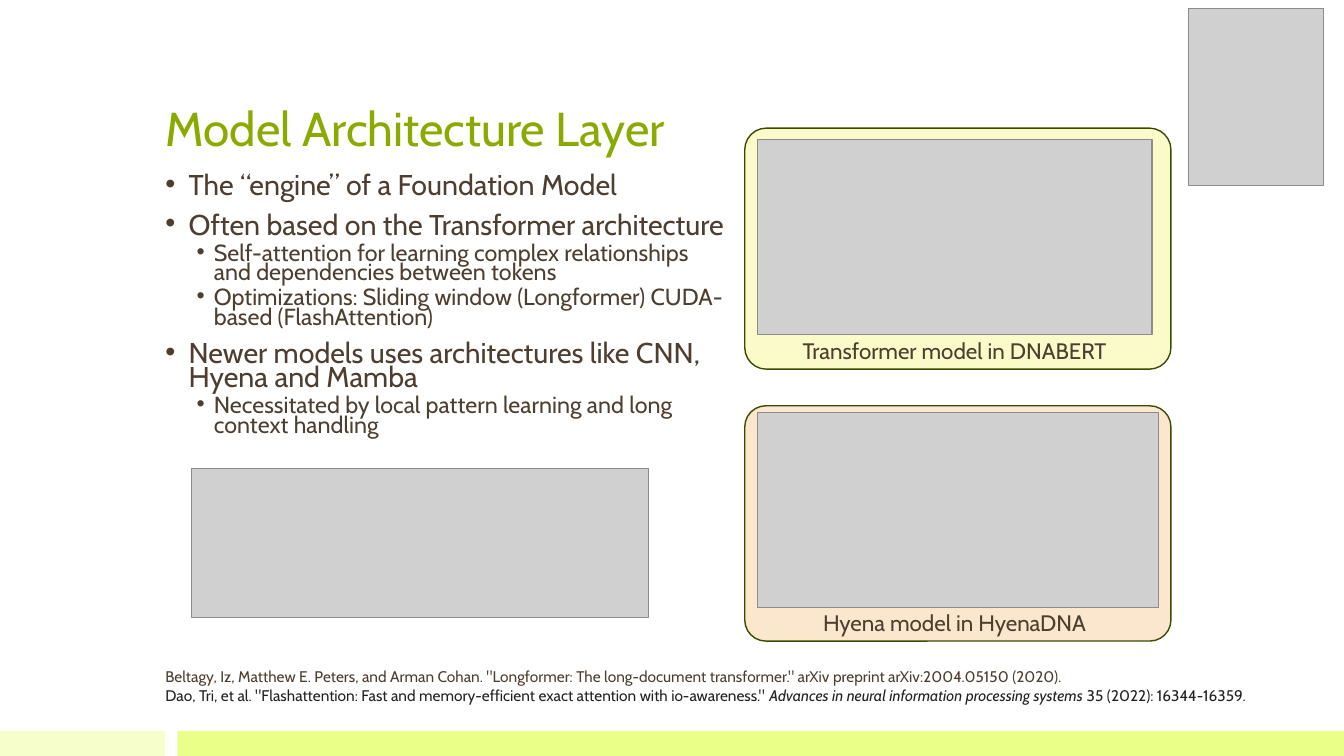
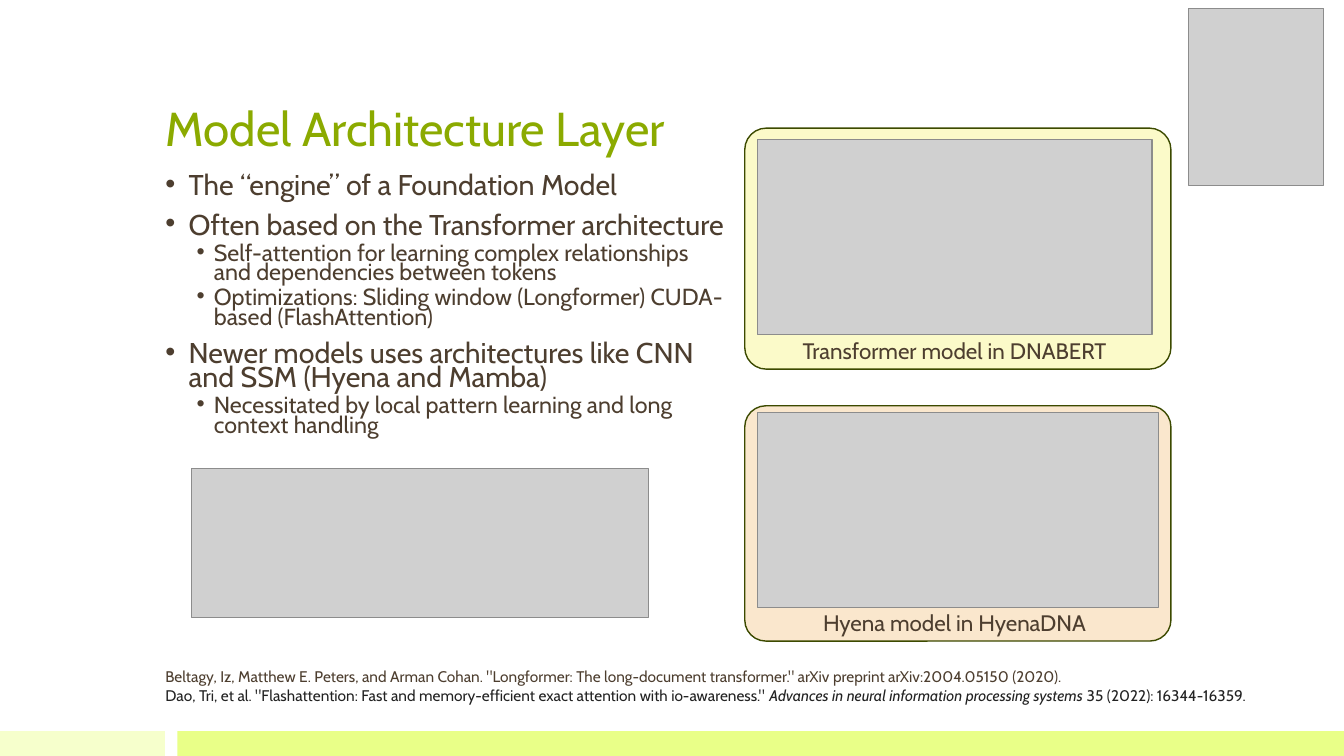
Before and after one commit to bioinfo-kaust/gfm-workshop, a slide deck: slide 7 of lecture_slides/1.day1_before_lunch/lecture_1b_gfm_anatomy.pptx (slide 6 before the commit). Drawn at 1344x756 pixels with LibreOffice and Linux fonts; fonts in the diff are those of the drawing; grey boxes stand for pictures. Boxes give left, top, right and bottom in pixels: in the first picture for what was removed or moved away, otherwise in the second. Text is boxed around its words. In the diff, an @@ line names an element or a change of style, - is before the commit and + after.

Commit message:
Add embedding layer section to encoding notebook and update lecture slides
- Add Part 2.5: Embedding Layer section bridging tokenization and models
- Include practical demo of nn.Embedding with shape transformation
- Show how to inspect real model's embedding layer (DNABERT-2)
- Update summary with complete pipeline diagram
- Update lecture slides for Day 1

```diff
--- a/lecture_slides/1.day1_before_lunch/lecture_1b_gfm_anatomy.pptx
+++ b/lecture_slides/1.day1_before_lunch/lecture_1b_gfm_anatomy.pptx
@@ text at [189,341,694,394]: text changed @@
-• Newer models uses architectures like CNN, Hyena and Mamba
+• Newer models uses architectures like CNN and SSM (Hyena and Mamba)
```
Also in this commit, not shown: 7 other slides changed, 3 slides added, 3 other files.
